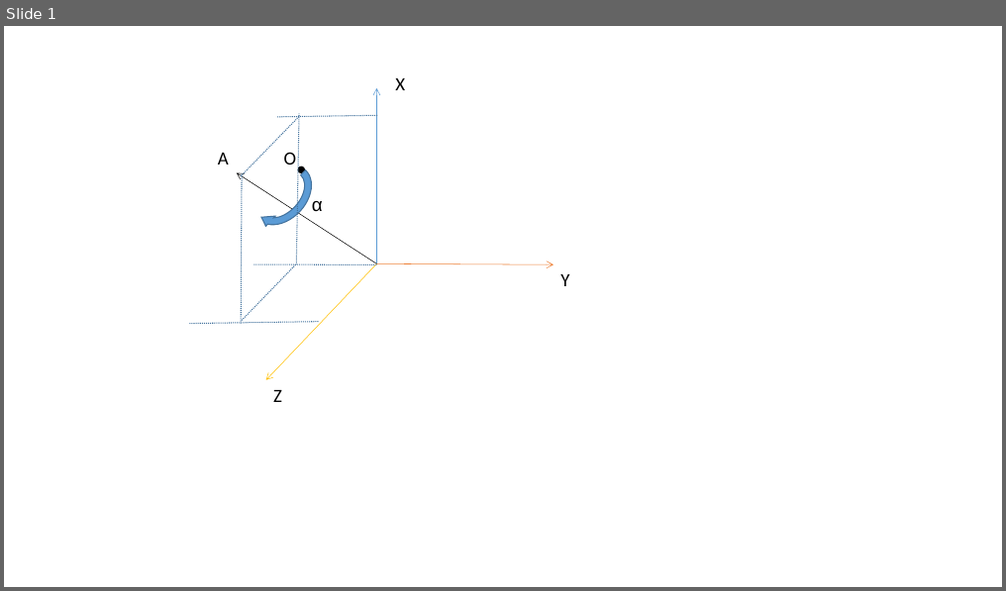
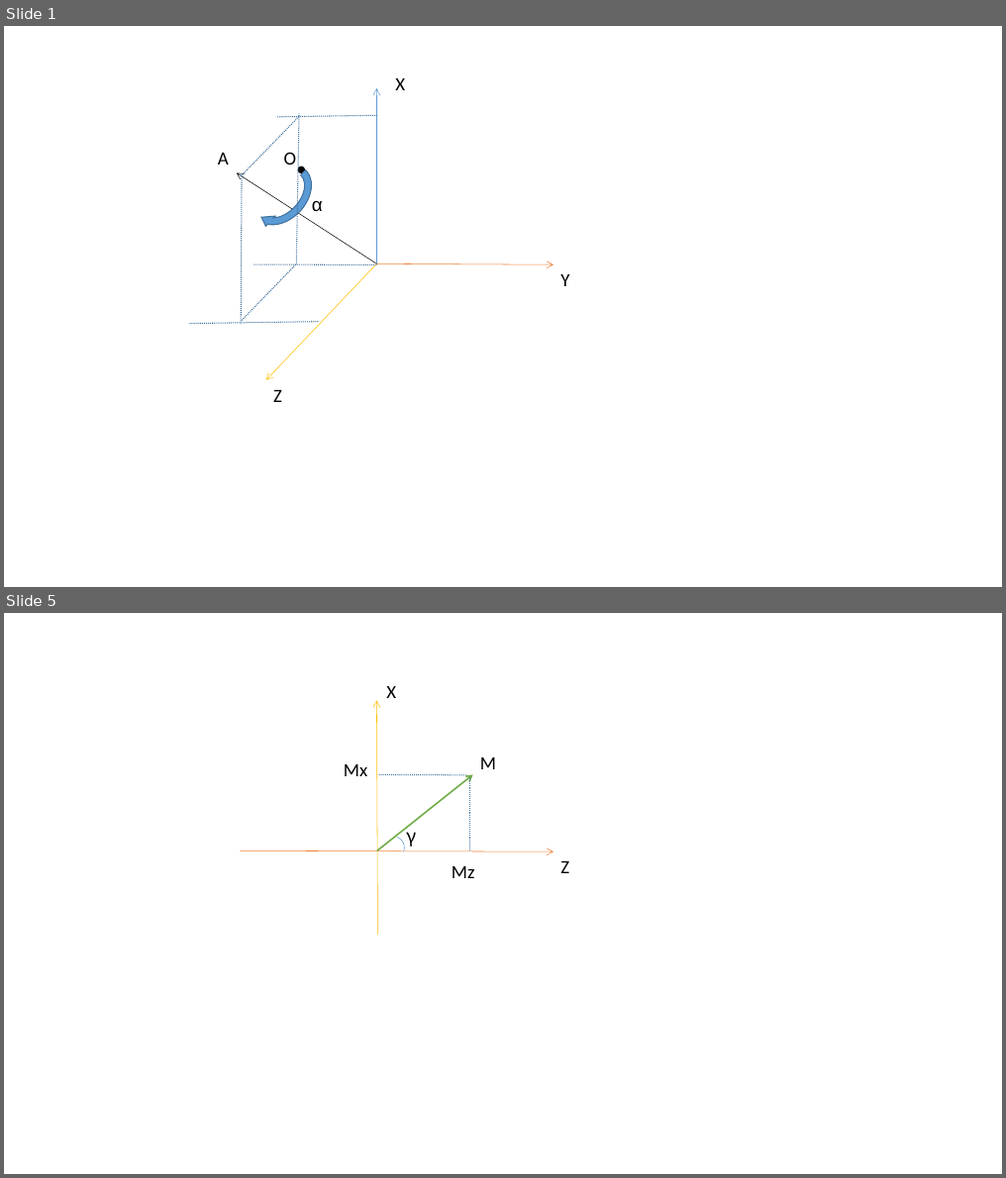
Before and after one commit to LightningBilly/3DAlgorithm, a slide deck: demos/rotate/旋转矩阵.pptx. Shown one above the other, each under a label of ours: slide 1 before the commit, slides 1 and 5 after it; the slides between them are not shown. The pictures are 1006x591 and 1006x1178 pixels, drawn with LibreOffice and Linux fonts; fonts in the diff are those of the drawing. Boxes give left, top, right and bottom in pixels: in the first picture for what was removed or moved away, otherwise in the second. Text is boxed around its words. In the diff, an @@ line names an element or a change of style, - is before the commit and + after.

```diff
--- a/demos/rotate/旋转矩阵.pptx
+++ b/demos/rotate/旋转矩阵.pptx
@@ slide 5 added at (4, 613, 1002, 1174), background #FFFFFF @@
@@ arrow added from (377, 935) to (377, 700), #FFC000 0.5 pt @@
@@ text added at (386, 686, 396, 698), 18 pt, text #000000 @@
+X
@@ text added at (480, 758, 496, 769), 18 pt, text #000000 @@
+M
@@ text added at (344, 764, 367, 776), 18 pt, text #000000 @@
+Mx
@@ arrow added from (377, 851) to (472, 774), #70AD47 1.5 pt @@
@@ line added from (379, 774) to (466, 775), #43739E 1 pt dashed @@
@@ line added from (470, 777) to (470, 851), #43739E 1 pt dashed @@
@@ arc (boxed as its full ellipse) added at (380, 834, 408, 862), outline #5B9BD5 0.5 pt @@
@@ text added at (406, 824, 416, 847), 18 pt, text #000000 @@
+γ
@@ arrow added from (240, 851) to (553, 852), #ED7D31 0.5 pt @@
@@ text added at (451, 866, 475, 878), 18 pt, text #000000 @@
+Mz
@@ text added at (560, 861, 569, 873), 18 pt, text #000000 @@
+Z
```
Also in this commit, not shown: 3 other slides added, 12 other files.
